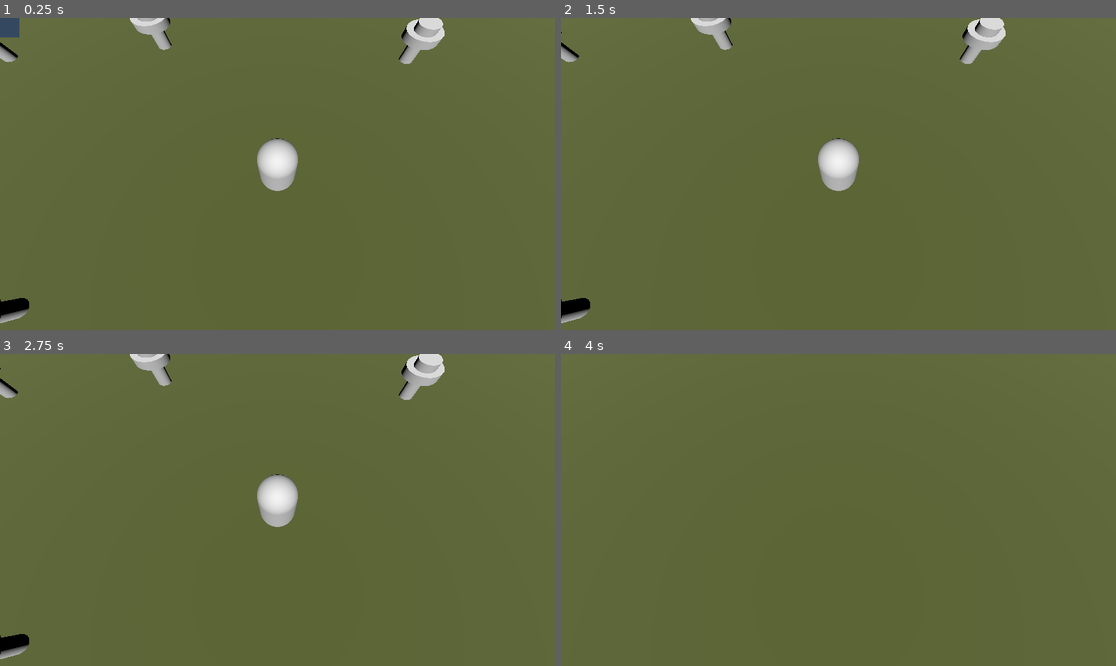
Above: before the commit, frames 1-4 (two rows, left to right).
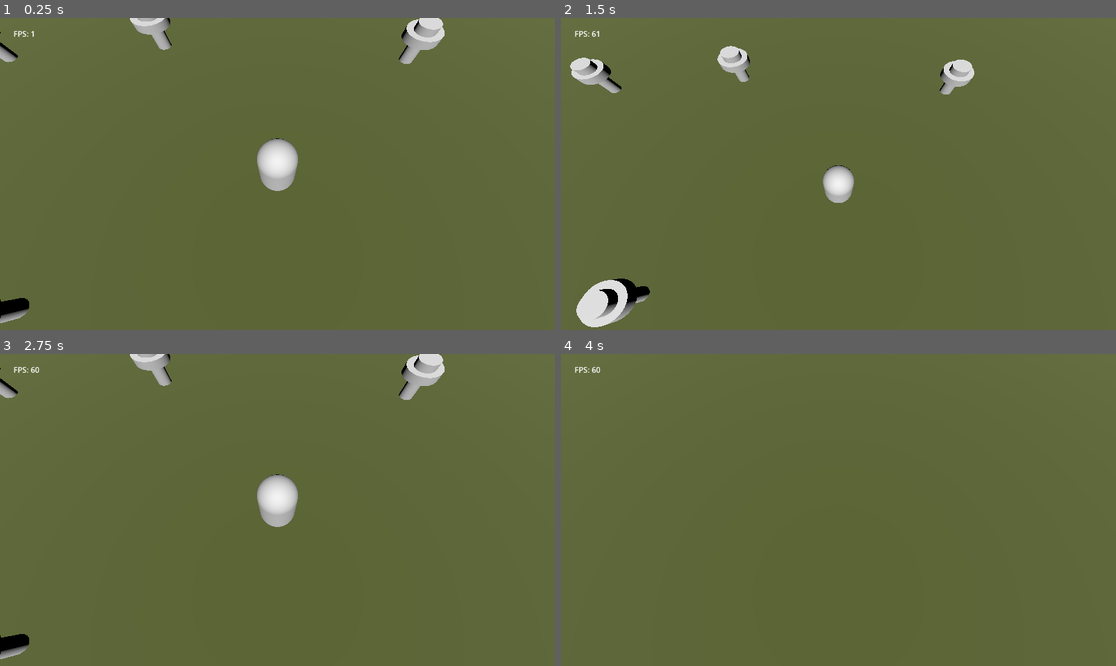
Above: after the commit, the same moments.

Repository: adamsocki/rafah_godot
Game: Godot game, scene res://node_3d.tscn
The game is run twice, just before and just after one commit, with the same random seed, the same clock (stepped at 60 frames per second) and the same inputs.
Inputs (mouse positions are in pixels of both pictures, inside the frame that each line leads up to):
- Up to frame 1 (0.25 s): no input
- Up to frame 2 (1.5 s): tap Enter at 0.5 s; move the mouse to (960, 158) at 0.52 s; press the mouse at (960, 158) at 0.53 s; tap Q (key_q) at 0.6 s; tap Space at 1.25 s; move the mouse to (727, 189) at 1.27 s; release the mouse at (727, 189) at 1.28 s; click (727, 189) at 1.35 s
- Up to frame 3 (2.75 s): tap E (key_e, bound only after the commit) at 1.55, 2.1 s; tap Enter at 2 s; move the mouse to (333, 441) at 2.02 s; tap Q (key_q) at 2.3 s
- Up to frame 4 (4 s): tap Space at 2.75 s; move the mouse to (810, 572) at 2.77 s; tap A (key_a) at 2.85 s; click (810, 572) at 3.05 s; tap Enter at 3.5 s; move the mouse to (1005, 556) at 3.52 s; hold D (key_d) from 3.53 s (still down); tap E (key_e, bound only after the commit) at 3.8 s

The runs differ from the first frame. In frame 1, 0.2% of the frame differs, in the area x 0-7%, y 0-7%; in frame 2, 5.5%, in the area x 0-81%, y 0-100%; in frame 3, less than 0.1%; in frame 4, less than 0.1%.

Commit message:
code reorg

Diff:
--- a/DebugManager.gd
+++ b/DebugManager.gd
@@ -4,9 +4,17 @@
 @export_group("Debug Properties")
 @export var debugMode: bool
 
+@export_group("Debug Properties")
+@export var vSync: bool
 
 
+func InitDebugManager():
+	if (vSync):
+		DisplayServer.window_set_vsync_mode(DisplayServer.VSYNC_ENABLED)
+	else:
+		DisplayServer.window_set_vsync_mode(DisplayServer.VSYNC_DISABLED)
 
-func _process(delta):
+
+func UpdateDebugManager(delta):
 	if (debugMode):
 		$RichTextLabel.text = str("FPS: ",  Engine.get_frames_per_second())
--- a/PlayerManager.gd
+++ b/PlayerManager.gd
@@ -4,17 +4,15 @@
 var cameraPanSpeed = 50
 var cameraZoomSpeed = 100
 
-# Called when the node enters the scene tree for the first time.
-func _ready():
+
+
+
+func InitPlayerManager():
 	playerCamera = get_node("Camera3D")
 
 
-
-# Called every frame. 'delta' is the elapsed time since the previous frame.
-func _process(delta):
+func UpdatePlayerManager(delta):
 	HandlePlayerInput(delta)
-
-
 
 
 
@@ -33,3 +31,8 @@
 		playerCamera.position += Vector3.UP     * delta * cameraZoomSpeed
 	if Input.is_action_just_pressed("mouse_wheel_down"):
 		playerCamera.position += Vector3.DOWN   * delta * cameraZoomSpeed
+
+	if Input.is_action_just_pressed("key_q"):
+		playerCamera.position += Vector3.UP     * delta * cameraZoomSpeed
+	if Input.is_action_just_pressed("key_e"):
+		playerCamera.position += Vector3.DOWN   * delta * cameraZoomSpeed
--- a/SelectionRectangle.gd
+++ b/SelectionRectangle.gd
@@ -3,22 +3,24 @@
 
 var isDrawing = false
 var startingBoxPosition : Vector2
+var selectionRectangle : Node2D
 
-# Called when the node enters the scene tree for the first time.
-func _ready():
-	pass # Replace with function body.
+var selectionRectangleSize : Vector2
+var selectionRectanglePosition : Vector2
 
+func InitSelectionRectangle():
+	$ColorRect.position = Vector2.ZERO
+	$ColorRect.size = Vector2.ZERO
+	visible = false
 
-# Called every frame. 'delta' is the elapsed time since the previous frame.
-func _process(delta):
-
+func UpdateSelectionRectangle_Logic(delta):
 	if Input.is_action_pressed("mouse_left"):
 		if (!isDrawing):
 			startingBoxPosition = get_local_mouse_position()
 			isDrawing = true
 
-
 		if (isDrawing):
+			visible = true
 			$ColorRect.position = startingBoxPosition
 			$ColorRect.size = get_local_mouse_position() - startingBoxPosition
 			if (get_local_mouse_position().x - startingBoxPosition.x < 0):
@@ -33,3 +35,7 @@
 		isDrawing = false
 		$ColorRect.position = Vector2.ZERO
 		$ColorRect.size = Vector2.ZERO
+
+
+func UpdateSelectionRectangle_Render(delta):
+	pass
--- a/debug_manager.tscn
+++ b/debug_manager.tscn
@@ -5,6 +5,7 @@
 [node name="DebugManager" type="Node"]
 script = ExtResource("1_kss0i")
 debugMode = true
+vSync = true
 
 [node name="RichTextLabel" type="RichTextLabel" parent="."]
 offset_left = 28.0
--- /dev/null
+++ b/game_manager.gd
@@ -0,0 +1,28 @@
+extends Node
+
+
+
+var playerManager : Node
+var uiManagerManager : Node
+var debugManager : Node
+
+func _ready():
+
+	playerManager = get_node("PlayerManager")
+	uiManagerManager = get_node("UIManager")
+	debugManager = get_node("DebugManager")
+
+	playerManager.InitPlayerManager()
+	uiManagerManager.InitUIManager()
+	debugManager.InitDebugManager()
+
+
+
+func _process(delta):
+
+	# LOGIC
+	playerManager.UpdatePlayerManager(delta)
+	uiManagerManager.UpdateUIManager_Logic(delta)
+
+	# RENDER
+	debugManager.UpdateDebugManager(delta)
--- /dev/null
+++ b/game_manager.tscn
@@ -0,0 +1,15 @@
+[gd_scene load_steps=5 format=3 uid="uid://dc03ce3ojjnc2"]
+
+[ext_resource type="Script" path="res://game_manager.gd" id="1_pd270"]
+[ext_resource type="PackedScene" uid="uid://p5l4ybkhwkhd" path="res://player_manager.tscn" id="2_agxi0"]
+[ext_resource type="PackedScene" uid="uid://d3f28es80wgsb" path="res://debug_manager.tscn" id="3_5ypgj"]
+[ext_resource type="PackedScene" uid="uid://dmica4j7ckkxc" path="res://ui_manager.tscn" id="4_rlxub"]
+
+[node name="GameManager" type="Node"]
+script = ExtResource("1_pd270")
+
+[node name="PlayerManager" parent="." instance=ExtResource("2_agxi0")]
+
+[node name="DebugManager" parent="." instance=ExtResource("3_5ypgj")]
+
+[node name="UIManager" parent="." instance=ExtResource("4_rlxub")]
--- a/node_3d.tscn
+++ b/node_3d.tscn
@@ -1,20 +1,13 @@
-[gd_scene load_steps=6 format=3 uid="uid://1op41o3163f3"]
+[gd_scene load_steps=4 format=3 uid="uid://1op41o3163f3"]
 
-[ext_resource type="PackedScene" uid="uid://p5l4ybkhwkhd" path="res://player_manager.tscn" id="1_o0d4i"]
+[ext_resource type="PackedScene" uid="uid://dc03ce3ojjnc2" path="res://game_manager.tscn" id="1_ypfmg"]
 [ext_resource type="PackedScene" uid="uid://bobitufv7022a" path="res://terrain.tscn" id="2_taoif"]
 [ext_resource type="PackedScene" uid="uid://cfdtsuv0jbvqj" path="res://unit.tscn" id="3_wocw5"]
-[ext_resource type="PackedScene" uid="uid://b3a5lju2s0olw" path="res://selection_rectangle.tscn" id="4_8b41r"]
-[ext_resource type="PackedScene" uid="uid://d3f28es80wgsb" path="res://debug_manager.tscn" id="5_6exbu"]
 
 [node name="Node3D" type="Node3D"]
 
-[node name="PlayerManager" parent="." instance=ExtResource("1_o0d4i")]
+[node name="GameManager" parent="." instance=ExtResource("1_ypfmg")]
 
 [node name="Terrain" parent="." instance=ExtResource("2_taoif")]
 
 [node name="Unit" parent="." instance=ExtResource("3_wocw5")]
-
-[node name="SelectionRectangle" parent="." instance=ExtResource("4_8b41r")]
-
-[node name="DebugManager" parent="." instance=ExtResource("5_6exbu")]
-debugMode = false
--- a/player_manager.tscn
+++ b/player_manager.tscn
@@ -1,12 +1,9 @@
-[gd_scene load_steps=3 format=3 uid="uid://p5l4ybkhwkhd"]
+[gd_scene load_steps=2 format=3 uid="uid://p5l4ybkhwkhd"]
 
 [ext_resource type="Script" path="res://PlayerManager.gd" id="1_8fra2"]
-[ext_resource type="PackedScene" uid="uid://b3a5lju2s0olw" path="res://selection_rectangle.tscn" id="2_0hwo8"]
 
 [node name="PlayerManager" type="Node"]
 script = ExtResource("1_8fra2")
 
 [node name="Camera3D" type="Camera3D" parent="."]
 transform = Transform3D(1, 0, 0, 0, 0.34202, 0.939693, 0, -0.939693, 0.34202, 0, 6.00616, 2.01377)
-
-[node name="SelectionRectangle" parent="." instance=ExtResource("2_0hwo8")]
--- a/project.godot
+++ b/project.godot
@@ -61,3 +61,8 @@
 "events": [Object(InputEventMouseButton,"resource_local_to_scene":false,"resource_name":"","device":-1,"window_id":0,"a …(258 unchanged characters)…
 ]
 }
+key_e={
+"deadzone": 0.5,
+"events": [Object(InputEventKey,"resource_local_to_scene":false,"resource_name":"","device":-1,"window_id":0,"alt_pressed":false,"shift_pressed":false,"ctrl_pressed":false,"meta_pressed":false,"pressed":false,"keycode":0,"physical_keycode":69,"key_label":0,"unicode":101,"echo":false,"script":null)
+]
+}
--- /dev/null
+++ b/ui_manager.gd
@@ -0,0 +1,17 @@
+extends Node
+
+
+var isDrawing = false
+var startingBoxPosition : Vector2
+var selectionRectangle : Node2D
+
+var selectionRectangleSize : Vector2
+var selectionRectanglePosition : Vector2
+
+# Called when the node enters the scene tree for the first time.
+func InitUIManager():
+	$SelectionRectangle.InitSelectionRectangle()
+
+# Called every frame. 'delta' is the elapsed time since the previous frame.
+func UpdateUIManager_Logic(delta):
+	$SelectionRectangle.UpdateSelectionRectangle_Logic(delta)
--- /dev/null
+++ b/ui_manager.tscn
@@ -0,0 +1,9 @@
+[gd_scene load_steps=3 format=3 uid="uid://dmica4j7ckkxc"]
+
+[ext_resource type="PackedScene" uid="uid://b3a5lju2s0olw" path="res://selection_rectangle.tscn" id="1_a4bof"]
+[ext_resource type="Script" path="res://ui_manager.gd" id="1_jkuau"]
+
+[node name="UIManager" type="Node"]
+script = ExtResource("1_jkuau")
+
+[node name="SelectionRectangle" parent="." instance=ExtResource("1_a4bof")]
